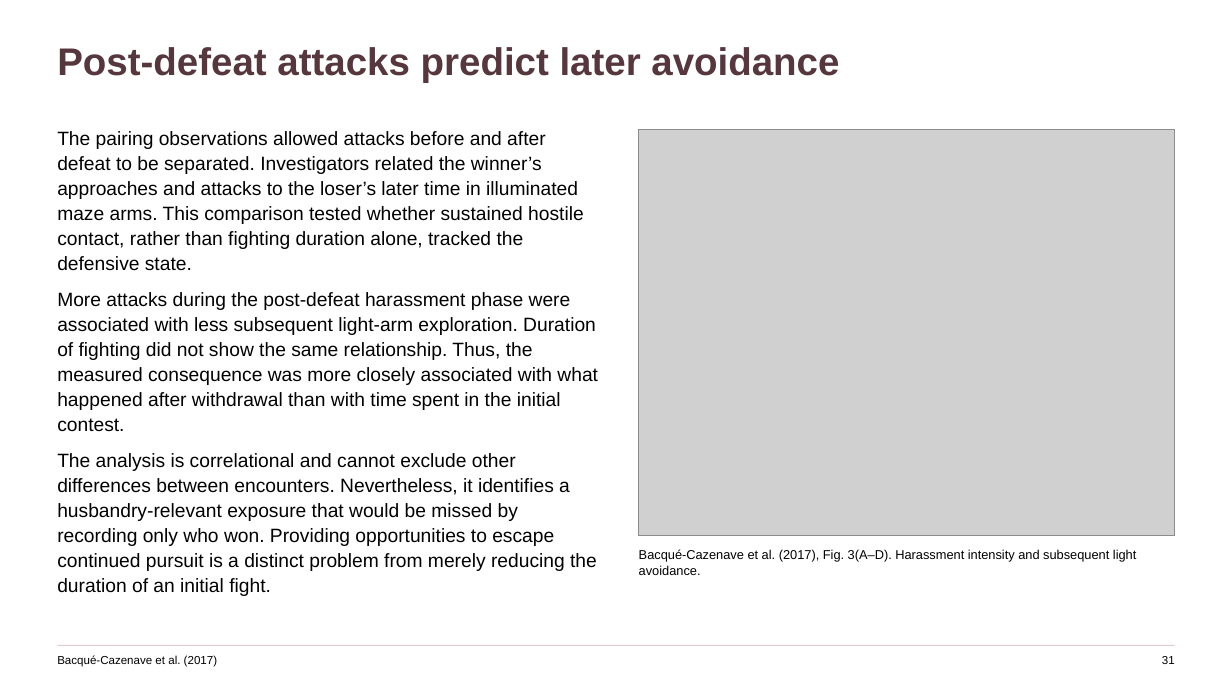
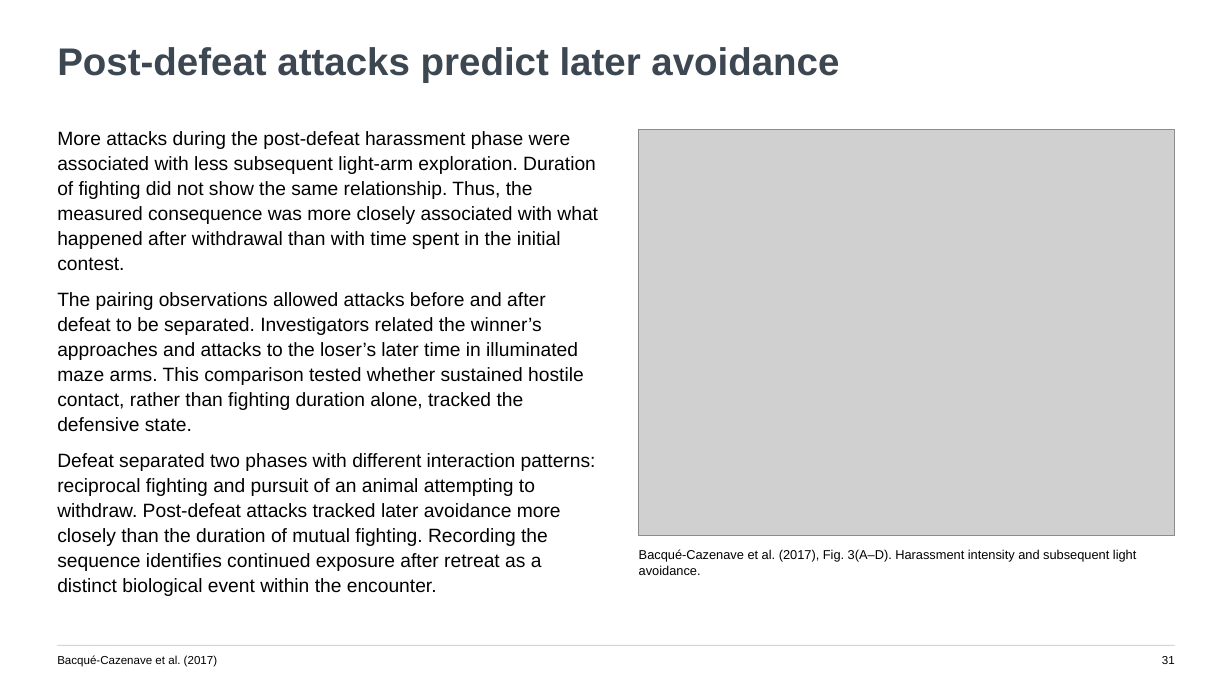
Before and after one commit to jordanxxlopez/NEUROETHOLOGY, a slide deck: slide 31 of lectures/L53/Neuroethology_Lecture53_FA2026.pptx. Drawn at 1232x693 pixels with LibreOffice and Linux fonts; fonts in the diff are those of the drawing; grey boxes stand for pictures. Boxes give left, top, right and bottom in pixels: in the first picture for what was removed or moved away, otherwise in the second. Text is boxed around its words. In the diff, an @@ line names an element or a change of style, - is before the commit and + after.

Commit message:
Revise Lecture 53 with teaching-focused paragraphs and new theme

```diff
--- a/lectures/L53/Neuroethology_Lecture53_FA2026.pptx
+++ b/lectures/L53/Neuroethology_Lecture53_FA2026.pptx
@@ text "Post-defeat attacks predict later avoidance" at (57,47,839,83): text colour #56373E to #3C4752 @@
@@ text at (57,131,598,270): paragraph added @@
+More attacks during the post-defeat harassment phase were associated with less subsequent light-arm exploration. Duration of fighting did not show the same relationship. Thus, the measured consequence was more closely associated with what happened after withdrawal than with time spent in the initial contest.
@@ text at (57,453,596,596): text changed @@
-More attacks during the post-defeat harassment phase were associated with less subsequent light-arm exploration. Duration of fighting did not show the same relationship. Thus, the measured consequence was more closely associated with what happened after withdrawal than with time spent in the initial contest.
-The analysis is correlational and cannot exclude other differences between encounters. Nevertheless, it identifies a husbandry-relevant exposure that would be missed by recording only who won. Providing opportunities to escape continued pursuit is a distinct problem from merely reducing the duration of an initial fight.
+Defeat separated two phases with different interaction patterns: reciprocal fighting and pursuit of an animal attempting to withdraw. Post-defeat attacks tracked later avoidance more closely than the duration of mutual fighting. Recording the sequence identifies continued exposure after retreat as a distinct biological event within the encounter.
@@ rectangle at (57,645,1175,646): fill #DFCDD2 to #D0D6DC @@
```
Also in this commit, not shown: 45 other slides changed, 7 other files.
